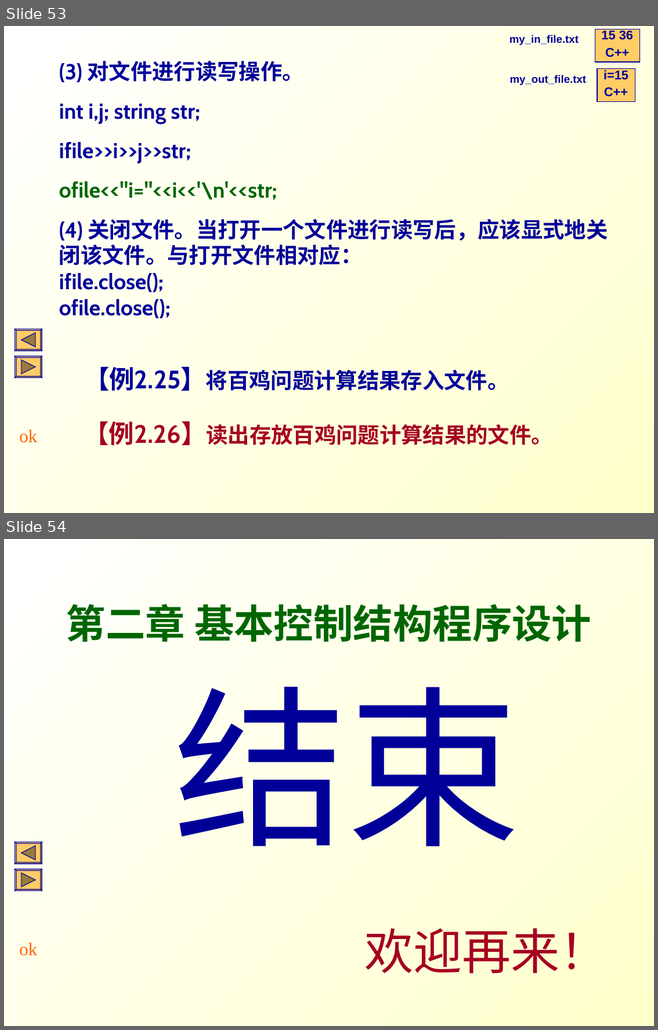
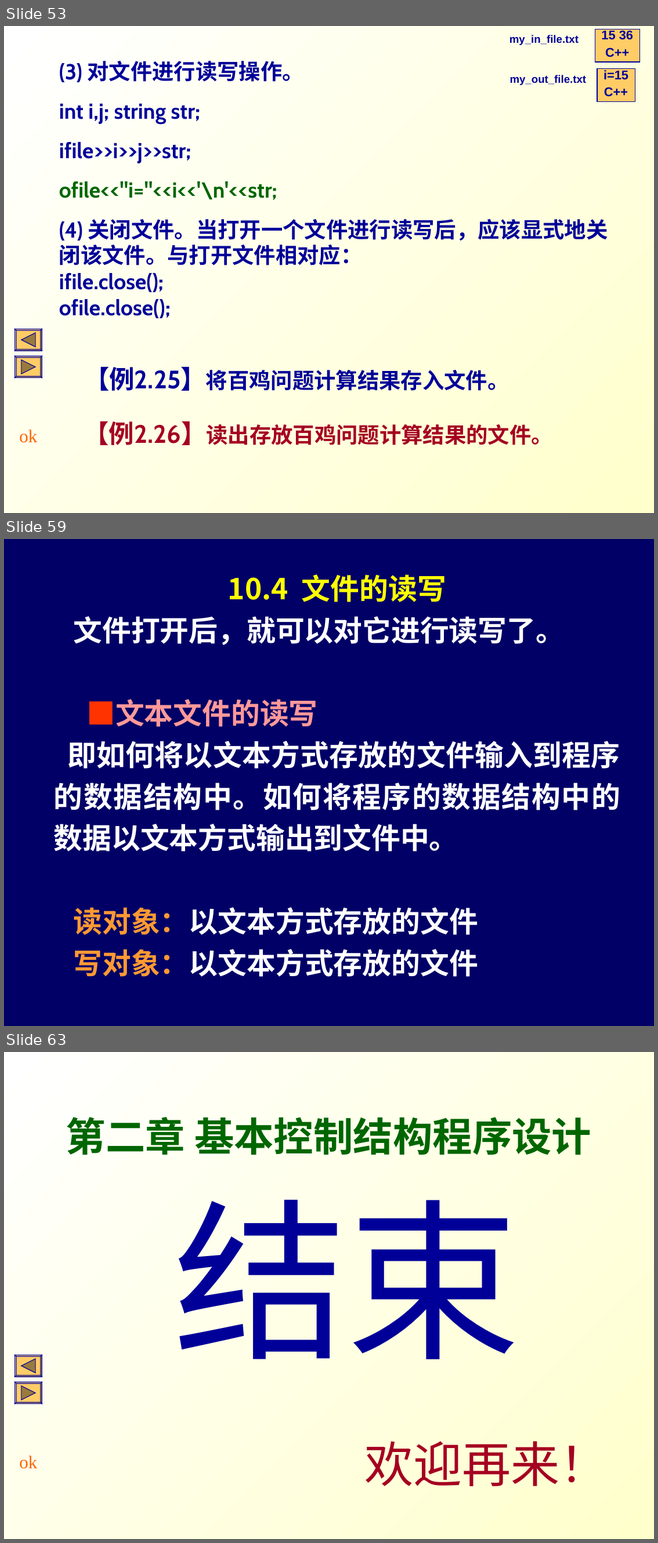
Before and after one commit to Changhe160/Changhe160.github.io, a slide deck: teachingRes/Cplusplus/unit02控制结构.ppt. Shown one above the other, each under a label of ours: slides 53 and 54 before the commit, slides 53, 59 and 63 after it; the slides between them are not shown. The pictures are 658x1030 and 658x1543 pixels, drawn with LibreOffice and Linux fonts; fonts in the diff are those of the drawing. Boxes give left, top, right and bottom in pixels: in the first picture for what was removed or moved away, otherwise in the second. Text is boxed around its words. In the diff, an @@ line names an element or a change of style, - is before the commit and + after.

```diff
--- a/teachingRes/Cplusplus/unit02控制结构.ppt
+++ b/teachingRes/Cplusplus/unit02控制结构.ppt
@@ slide 59 added at (4,539,654,1026), background #000066 @@
@@ text added at (54,574,620,977), 32 pt, text #FFFFFF, bold @@
+10.4 文件的读写
+文件打开后，就可以对它进行读写了。
+■文本文件的读写
+即如何将以文本方式存放的文件输入到程序的数据结构中。如何将程序的数据结构中的数据以文本方式输出到文件中。
+读对象：以文本方式存放的文件
+写对象：以文本方式存放的文件
@@ what was slide 54 is now slide 63 @@
```
Also in this commit, not shown: 8 other slides added, 1 other file.
